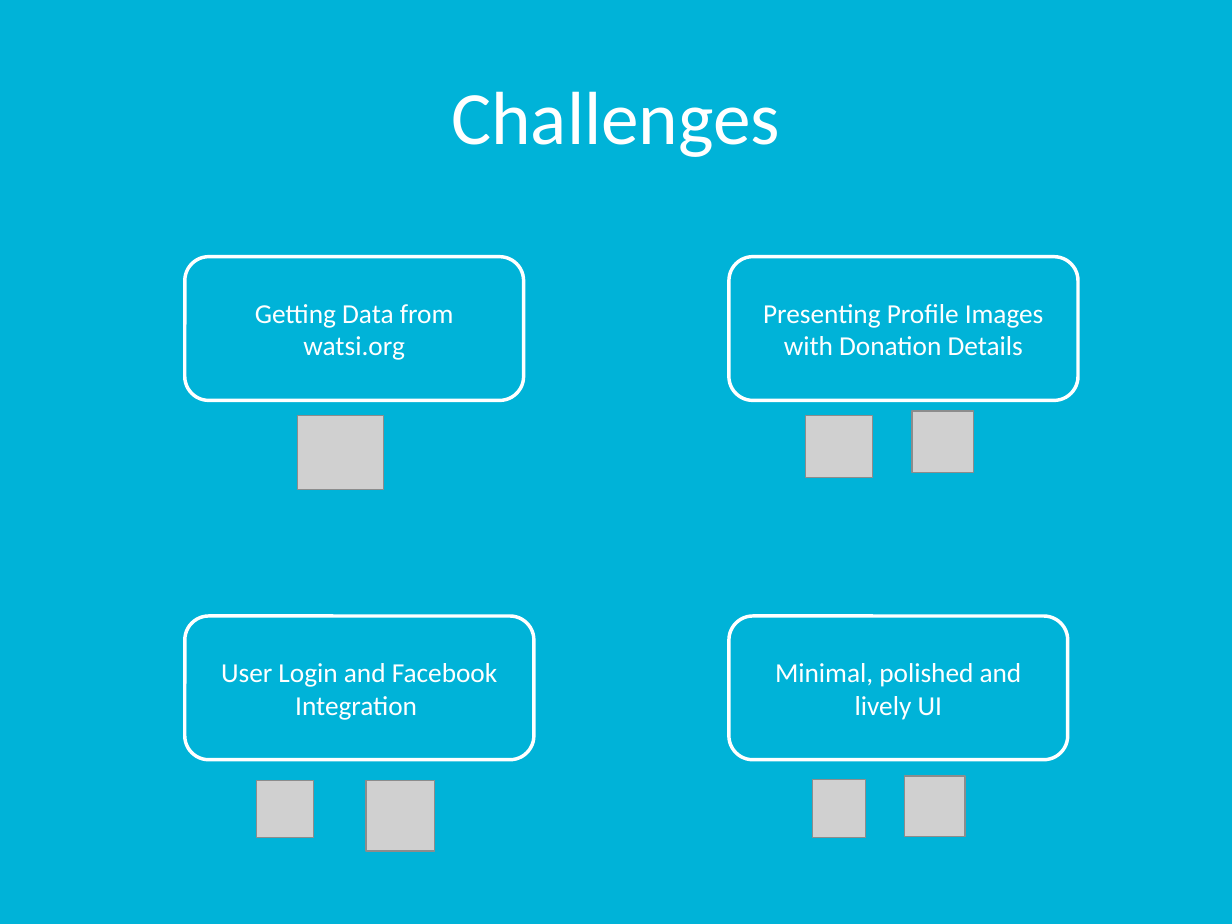
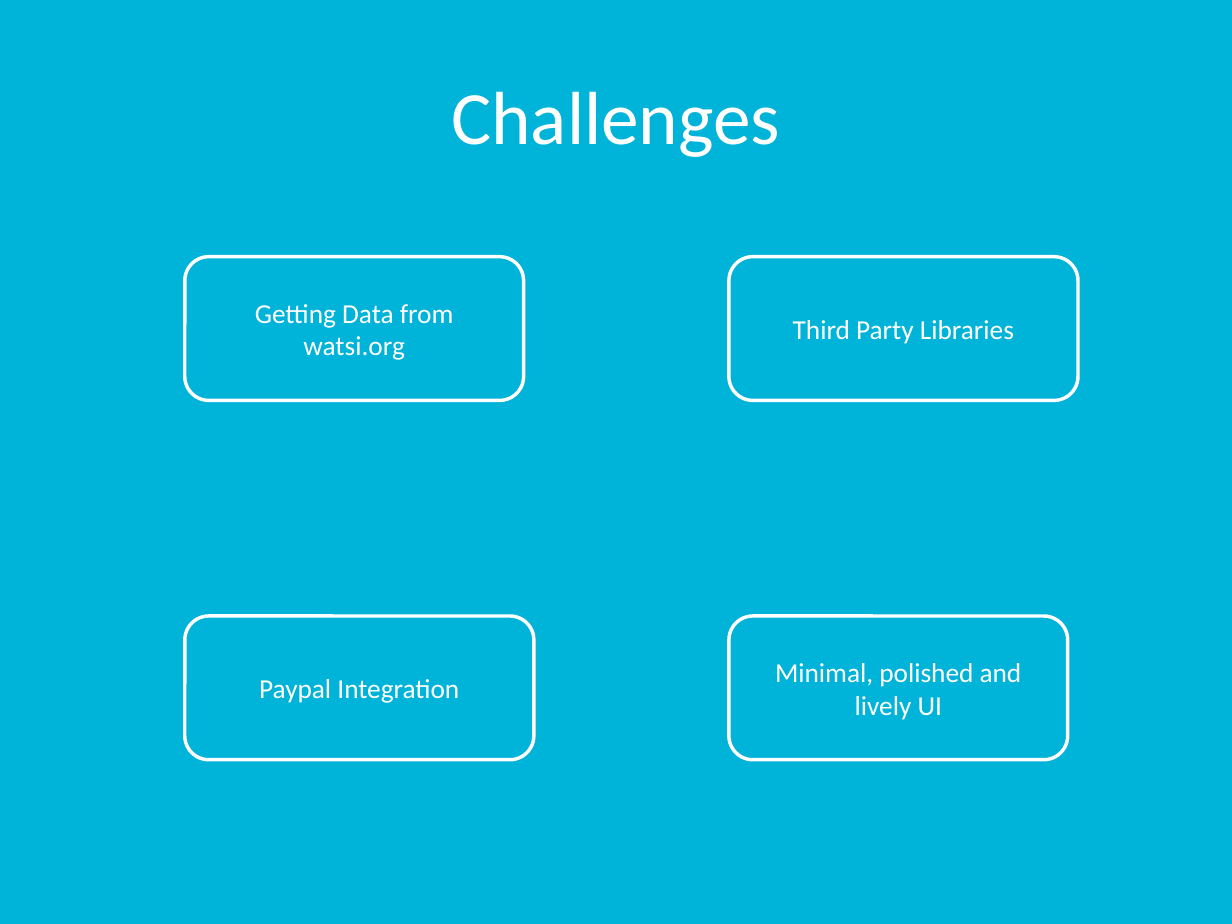
Before and after one commit to rutvijkumarshah/WatsiAndroidApp, a slide deck: slide 6 of docs/groupProject.pptx. Drawn at 1232x924 pixels with LibreOffice and Linux fonts; fonts in the diff are those of the drawing; grey boxes stand for pictures. Boxes give left, top, right and bottom in pixels: in the first picture for what was removed or moved away, otherwise in the second. Text is boxed around its words. In the diff, an @@ line names an element or a change of style, - is before the commit and + after.

```diff
--- a/docs/groupProject.pptx
+++ b/docs/groupProject.pptx
@@ text in rounded rectangle at bbox=[793, 320, 1014, 344]: text changed @@
-Presenting Profile Images with Donation Details
+Third Party Libraries
@@ picture removed at bbox=[298, 415, 384, 489] @@
@@ picture removed at bbox=[806, 415, 873, 477] @@
@@ picture removed at bbox=[912, 411, 973, 473] @@
@@ text in rounded rectangle at bbox=[259, 679, 459, 703]: text changed @@
-User Login and Facebook Integration
+Paypal Integration
@@ picture removed at bbox=[904, 776, 965, 837] @@
@@ picture removed at bbox=[256, 780, 313, 837] @@
@@ picture removed at bbox=[366, 780, 435, 850] @@
@@ picture removed at bbox=[813, 780, 866, 838] @@
```
Also in this commit, not shown: 5 other slides changed.
